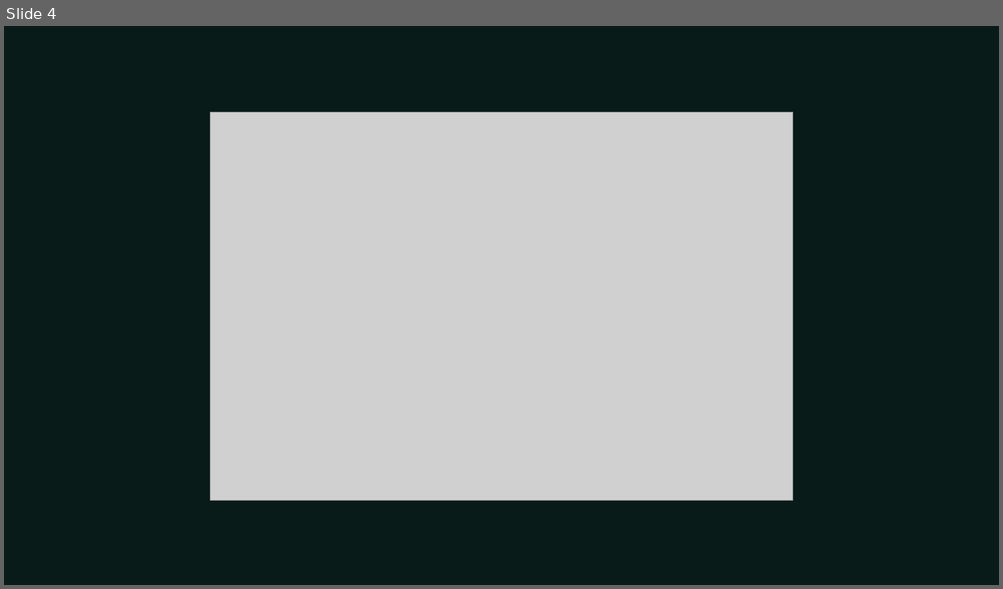
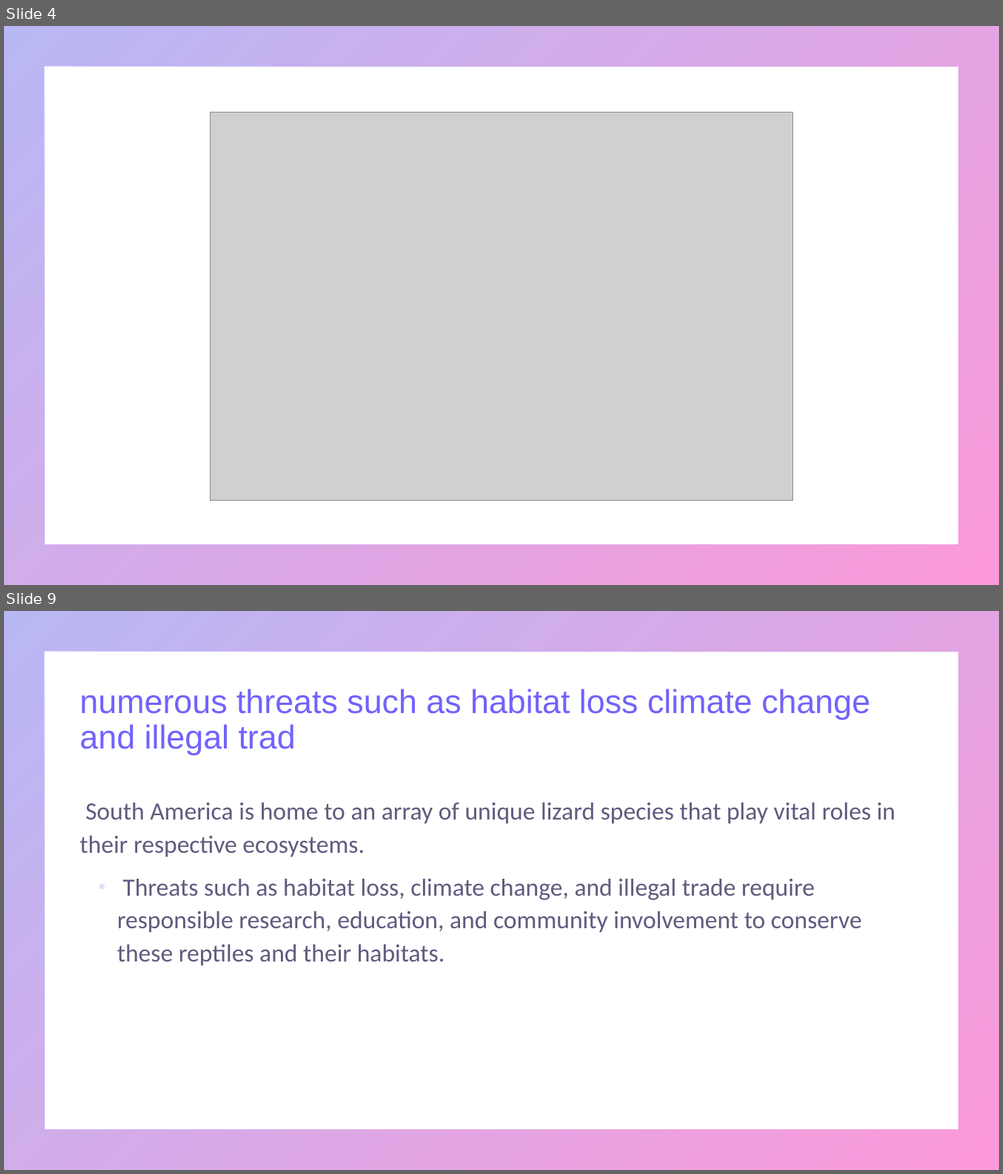
Before and after one commit to umarrasool15/Research2SlidesWebApp, a slide deck: src/main/resources/content/output/A Survey of South American Lizards Biodiversity and Ecological.pptx. Shown one above the other, each under a label of ours: slide 4 before the commit, slides 4 and 9 after it; the slides between them are not shown. The pictures are 1003x589 and 1003x1174 pixels, drawn with LibreOffice and Linux fonts; fonts in the diff are those of the drawing; grey boxes stand for pictures. Boxes give left, top, right and bottom in pixels: in the first picture for what was removed or moved away, otherwise in the second. Text is boxed around its words. In the diff, an @@ line names an element or a change of style, - is before the commit and + after.

```diff
--- a/src/main/resources/content/output/A Survey of South American Lizards Biodiversity and Ecological.pptx
+++ b/src/main/resources/content/output/A Survey of South American Lizards Biodiversity and Ecological.pptx
@@ slide 9 added at (4,611,999,1170), background #FFFFFF; not listed: 1 template element that a slide beside it also shows @@
@@ title added at (79,689,870,755), 32 pt, text gradient #7162FE to #F900A0 @@
+numerous threats such as habitat loss climate change and illegal trad
@@ text added at (79,803,895,966), 24 pt, text #201449 at 70% opacity @@
+▪ South America is home to an array of unique lizard species that play vital roles in their respective ecosystems.
+  Threats such as habitat loss, climate change, and illegal trade require responsible research, education, and community involvement to conserve these reptiles and their habitats.
@@ slide 4 changed as well @@
@@ background #081B19 to #FFFFFF @@
@@ frame added at (4,26,999,585), fill gradient #4D4EE6 to #F900A0 @@
```
Also in this commit, not shown: 2 other slides changed, 5 other slides added, 6 slides removed, 8 other files.
